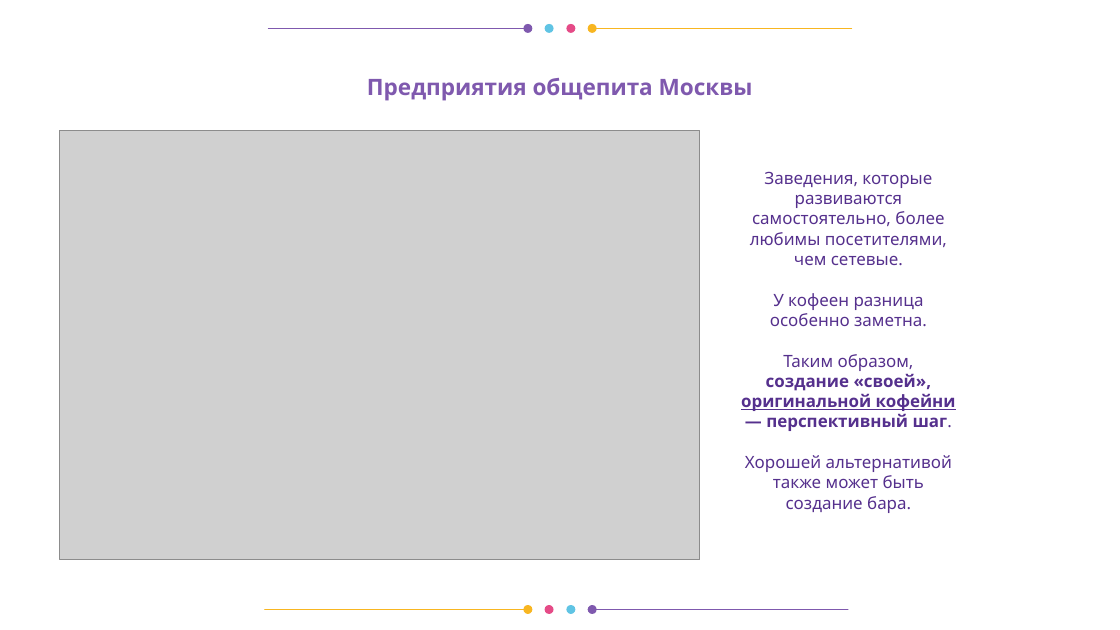
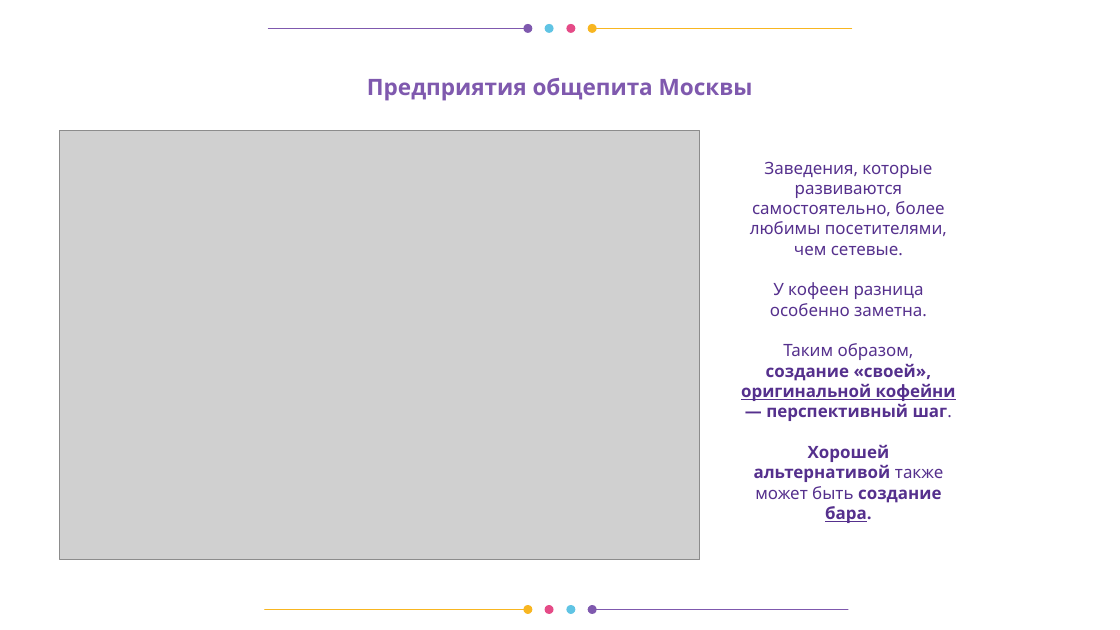
Before and after one commit to okeangel/da_portfolio, a slide deck: slide 5 of practicum/week_21_presentation_catering_in_moscow.odp (slide 6 before the commit). Drawn at 1120x630 pixels with LibreOffice and Linux fonts; fonts in the diff are those of the drawing; grey boxes stand for pictures. Boxes give left, top, right and bottom in pixels: in the first picture for what was removed or moved away, otherwise in the second. Text is boxed around its words. In the diff, an @@ line names an element or a change of style, - is before the commit and + after.

```diff
--- a/practicum/week_21_presentation_catering_in_moscow.odp
+++ b/practicum/week_21_presentation_catering_in_moscow.odp
@@ title "Заведения, которые развиваются самостоятельно, более ...": place and size @@
-title "Заведения, которые развиваются самостоятельно, более ..." at bbox=[741, 171, 956, 513]
+title "Заведения, которые развиваются самостоятельно, более ..." at bbox=[741, 161, 956, 523]
@@ title "Заведения, которые развиваются самостоятельно, более ..." at bbox=[741, 161, 956, 523]: bold on in "Хорошей альтернативой создание бара."; underline on in "бара." @@
```
Also in this commit, not shown: 3 other slides changed, 2 slides added, 2 slides removed, 1 other file.
